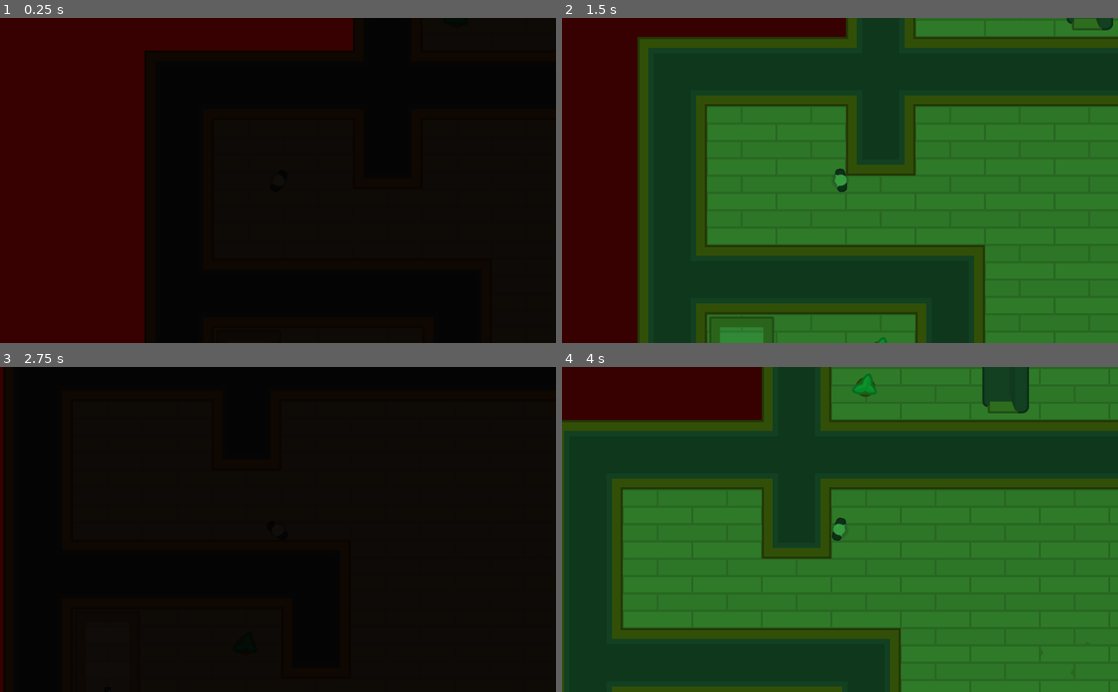
Above: before the commit, frames 1-4 (two rows, left to right).
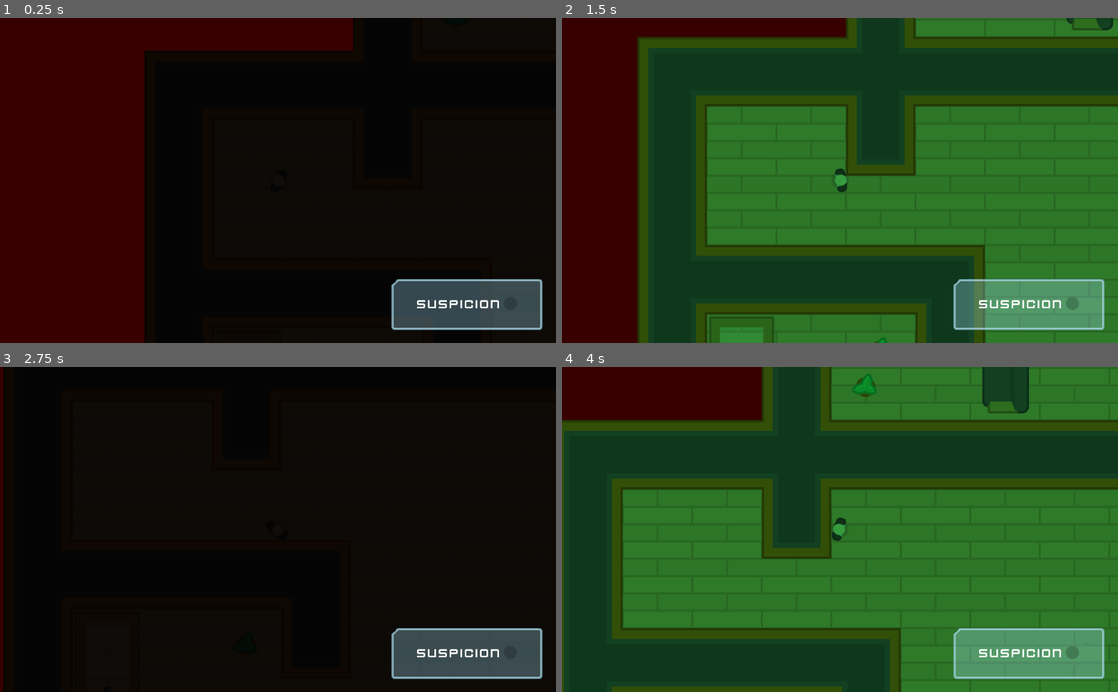
Above: after the commit, the same moments.

Repository: sandoche/Godot-learning-udemy
Game: Godot game, scene res://Levels/Level1.tscn
The game is run twice, just before and just after one commit, with the same random seed, the same clock (stepped at 60 frames per second) and the same inputs.
Inputs (mouse positions are in pixels of both pictures, inside the frame that each line leads up to):
- Up to frame 1 (0.25 s): no input
- Up to frame 2 (1.5 s): tap Enter at 0.5 s; move the mouse to (962, 164) at 0.52 s; hold D (move_right) 0.53-1.28 s; tap Space (toggle_vision_mode) at 0.6, 1.35 s; click (962, 164) at 0.67 s; move the mouse to (728, 196) at 1.27 s; hold S (move_down) from 1.28 s (still down); click (728, 196) at 1.42 s
- Up to frame 3 (2.75 s): move the mouse to (333, 458) at 2.02 s; release S (move_down) at 2.03 s; hold D (move_right) from 2.03 s (still down); tap Space (toggle_vision_mode) at 2.1 s; click (333, 458) at 2.17 s
- Up to frame 4 (4 s): move the mouse to (812, 594) at 2.77 s; release D (move_right) at 2.78 s; hold Z (move_up) 2.78-3.53 s; tap Space (toggle_vision_mode) at 2.85, 3.6 s; click (812, 594) at 2.92 s; move the mouse to (1006, 578) at 3.52 s; hold Q (move_left) from 3.53 s (still down); click (1006, 578) at 3.67 s

The runs differ from the first frame. In frame 1, 4.3% of the frame differs, in the area x 70-98%, y 80-97%; in frame 2, 4.3%; in frame 3, 4.3%; in frame 4, 4.3%.
Error in both runs: Invalid get index '0' (on base: 'PoolVector2Array'). (res://Characters/NPCs/Guard.gd:22)

Commit message:
:sparkles: TextureProgress Node added

Diff:
--- /dev/null
+++ b/HeistMeisters/Interface/GUI.tscn
@@ -0,0 +1,66 @@
+[gd_scene load_steps=5 format=2]
+
+[ext_resource path="res://GFX/Interface/PNG/glassPanel_cornerTL.png" type="Texture" id=1]
+[ext_resource path="res://Interface/Theme.tres" type="Theme" id=2]
+[ext_resource path="res://GFX/Interface/PNG/dotRed.png" type="Texture" id=3]
+[ext_resource path="res://GFX/Interface/PNG/dot_shadow.png" type="Texture" id=4]
+
+[node name="GUI" type="CanvasLayer"]
+
+[node name="Control" type="Control" parent="."]
+anchor_right = 1.0
+anchor_bottom = 1.0
+mouse_filter = 2
+theme = ExtResource( 2 )
+__meta__ = {
+"_edit_use_anchors_": false
+}
+
+[node name="NinePatchRect" type="NinePatchRect" parent="Control"]
+anchor_left = 1.0
+anchor_top = 1.0
+anchor_right = 1.0
+anchor_bottom = 1.0
+margin_left = -303.0
+margin_top = -118.0
+margin_right = -25.0
+margin_bottom = -24.0
+rect_min_size = Vector2( 200, 80 )
+texture = ExtResource( 1 )
+patch_margin_left = 20
+patch_margin_top = 20
+patch_margin_right = 10
+patch_margin_bottom = 10
+__meta__ = {
+"_edit_use_anchors_": false
+}
+
+[node name="CenterContainer" type="CenterContainer" parent="Control/NinePatchRect"]
+anchor_right = 1.0
+anchor_bottom = 1.0
+margin_left = 6.0
+margin_top = 6.0
+margin_right = -6.0
+margin_bottom = -6.0
+__meta__ = {
+"_edit_use_anchors_": false
+}
+
+[node name="HBoxContainer" type="HBoxContainer" parent="Control/NinePatchRect/CenterContainer"]
+margin_left = 41.0
+margin_top = 27.0
+margin_right = 225.0
+margin_bottom = 54.0
+
+[node name="Label" type="Label" parent="Control/NinePatchRect/CenterContainer/HBoxContainer"]
+margin_right = 156.0
+margin_bottom = 27.0
+text = "Suspicion"
+
+[node name="TextureProgress" type="TextureProgress" parent="Control/NinePatchRect/CenterContainer/HBoxContainer"]
+margin_left = 160.0
+margin_right = 184.0
+margin_bottom = 27.0
+texture_under = ExtResource( 4 )
+texture_progress = ExtResource( 3 )
+fill_mode = 4
--- a/HeistMeisters/Levels/TemplateLevel.tscn
+++ b/HeistMeisters/Levels/TemplateLevel.tscn
@@ -1,8 +1,9 @@
-[gd_scene load_steps=4 format=2]
+[gd_scene load_steps=5 format=2]
 
 [ext_resource path="res://Tiles/Tiles.tres" type="TileSet" id=1]
 [ext_resource path="res://Characters/Player.tscn" type="PackedScene" id=2]
 [ext_resource path="res://Interface/VisionMode.tscn" type="PackedScene" id=3]
+[ext_resource path="res://Interface/GUI.tscn" type="PackedScene" id=4]
 
 [node name="TemplateLevel" type="Node2D"]
 
@@ -40,3 +41,5 @@
 [node name="LockedDoors" type="Node" parent="."]
 
 [node name="Computers" type="Node" parent="."]
+
+[node name="GUI" parent="." instance=ExtResource( 4 )]
